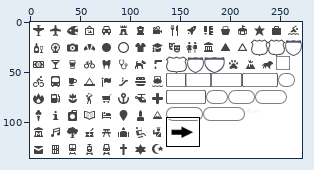
Edited in one commit: sprite sheet (sprite-ANYWAYS.png). The first picture is a wide view before the edit; the outline marks the close-up.
Close-up. As it was:
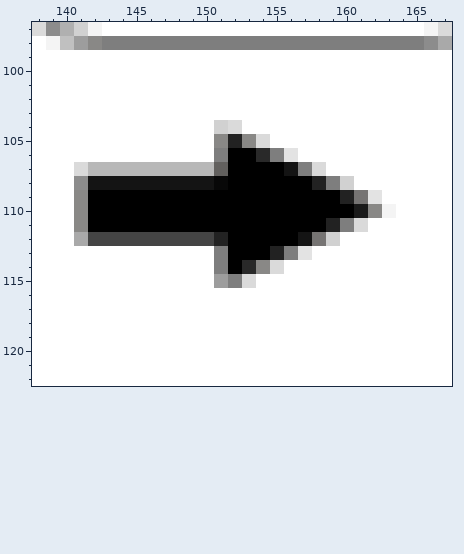
The file is 272x136 pixels. Colours within 5 levels of each other are drawn and written as one. Shown: x 138..167, y 97..122.
After:
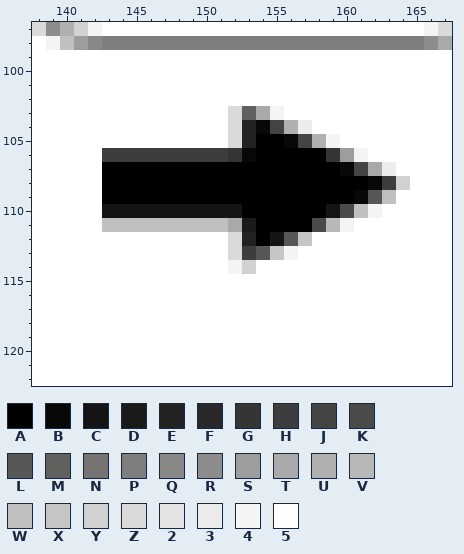
Palette (. is transparent): A #000000  B #080808  C #141414  D #1a1a1a  E #222222  F #292929  G #353535  H #3d3d3d  J #444444  K #4a4a4a  L #575757  M #62605e  N #767473  P #7e7e7e  Q #898886  R #8c8c8c  S #9d9d9d  T #a9a9a9  U #b0b0b0  V #b8b8b8  W #c0c0c0  X #c6c6c6  Y #d1d1d1  Z #dadada  2 #e3e3e3  3 #ececec  4 #f4f4f4  5 #ffffff
Edits made:
{"y":103,"x":152,"old":"5555","new":"ZMT4"}
{"y":104,"x":151,"old":"Y","new":"5"}
{"y":104,"x":153,"old":"55555","new":"EBJU3"}
{"y":105,"x":151,"old":"QEQZ55555","new":"5ZEAABJU4"}
{"y":106,"x":143,"old":"55555555PAAFP255555","new":"HHHHHHHHHGBAAAAAGS4"}
{"y":107,"x":141,"old":"ZVVVVVVVVVM","new":"55AAAAAAAAA"}
{"y":107,"x":156,"old":"CPZ55555","new":"AAAABJT3"}
{"y":108,"x":141,"old":"RCCCCCCCCCB","new":"55AAAAAAAAA"}
{"y":108,"x":158,"old":"EPY5555","new":"AAAABHY"}
{"y":109,"x":141,"old":"QA","new":"55"}
{"y":109,"x":160,"old":"EN25","new":"ABLW"}
{"y":110,"x":141,"old":"QAAAAAAAAAAA","new":"55CCCCCCCCCC"}
{"y":110,"x":159,"old":"AADQ4","new":"CKW45"}
{"y":111,"x":141,"old":"QAAAAAAAAAAAA","new":"55WWWWWWWWWTD"}
{"y":111,"x":158,"old":"AEPZ","new":"KV45"}
{"y":112,"x":141,"old":"TJJJJJJJJJEAA","new":"55555555555ZE"}
{"y":112,"x":155,"old":"AACNY","new":"CLX55"}
{"y":113,"x":151,"old":"PAAAEP2","new":"5ZHLX45"}
{"y":114,"x":151,"old":"PAFQZ","new":"54Y55"}
{"y":115,"x":151,"old":"SPZ","new":"555"}
